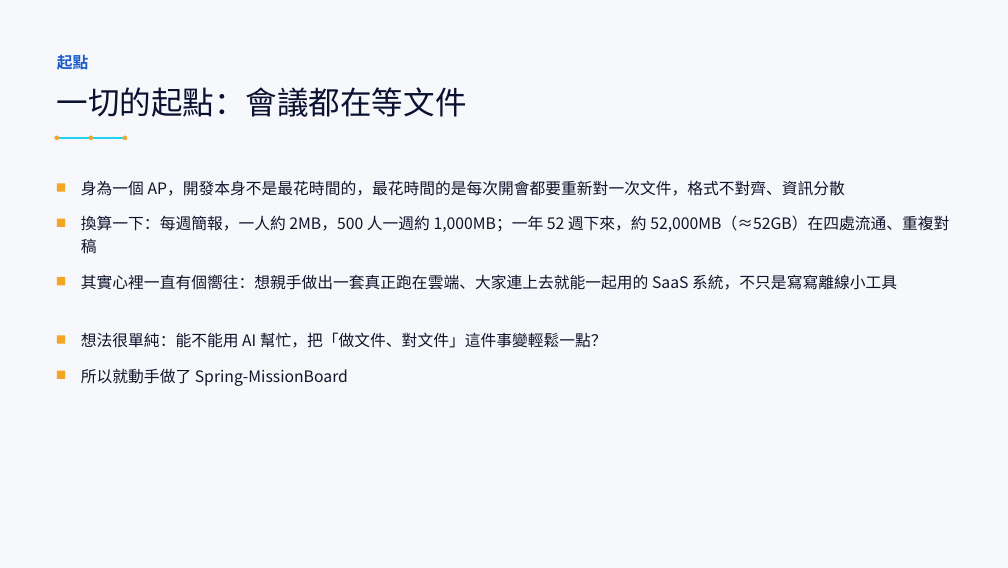
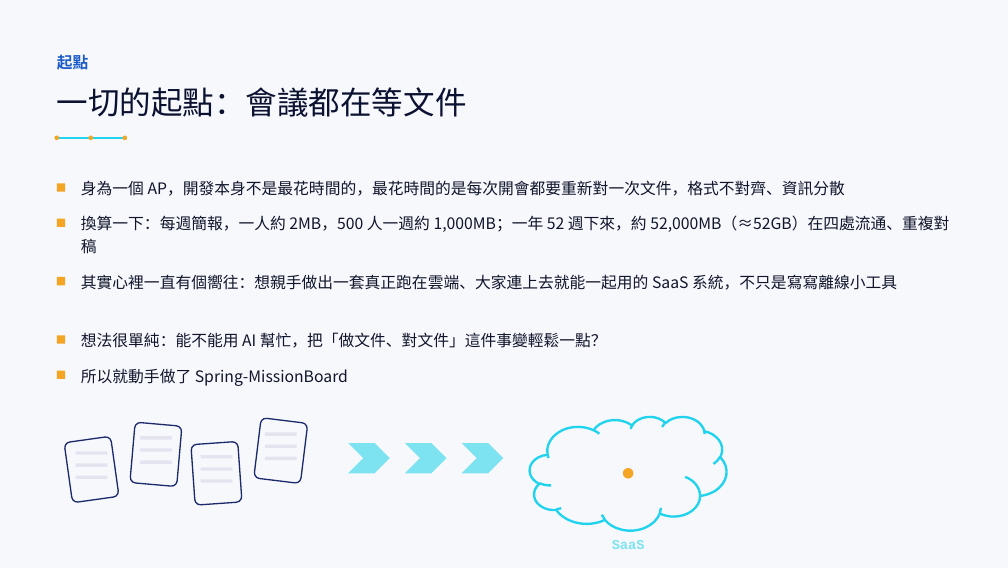
Before and after one commit to LinGaOscar/Spring-MissionBoard, a slide deck: slide 3 of docs/專案介紹.pptx. Drawn at 1008x568 pixels with LibreOffice and Linux fonts; fonts in the diff are those of the drawing. Boxes give left, top, right and bottom in pixels: in the first picture for what was removed or moved away, otherwise in the second. Text is boxed around its words. In the diff, an @@ line names an element or a change of style, - is before the commit and + after.

```diff
--- a/docs/專案介紹.pptx
+++ b/docs/專案介紹.pptx
@@ rounded rectangle added at <box>254,417,308,483</box>, fill #F7F8FC, outline #1B2A6B 1.25 pt @@
@@ freeform shape added at <box>530,416,726,530</box>, outline #22D3EE 2.25 pt @@
@@ rounded rectangle added at <box>64,436,119,502</box>, fill #F7F8FC, outline #1B2A6B 1.25 pt @@
@@ rounded rectangle added at <box>130,422,182,486</box>, fill #F7F8FC, outline #1B2A6B 1.25 pt @@
@@ rectangle added at <box>140,436,172,440</box>, fill #E2E5F0 @@
@@ rectangle added at <box>140,448,172,452</box>, fill #E2E5F0 @@
@@ rounded rectangle added at <box>191,441,242,505</box>, fill #F7F8FC, outline #1B2A6B 1.25 pt @@
@@ rectangle added at <box>265,432,297,436</box>, fill #E2E5F0 @@
@@ rectangle added at <box>265,444,297,448</box>, fill #E2E5F0 @@
@@ chevron added at <box>348,443,390,473</box>, fill #7DE3F0 @@
@@ chevron added at <box>405,443,446,473</box>, fill #7DE3F0 @@
@@ chevron added at <box>462,443,503,473</box>, fill #7DE3F0 @@
@@ freeform shape added at <box>540,422,720,519</box>, outline #22D3EE 2.25 pt @@
@@ rectangle added at <box>76,451,107,455</box>, fill #E2E5F0 @@
@@ rectangle added at <box>76,463,107,467</box>, fill #E2E5F0 @@
@@ rectangle added at <box>76,475,107,479</box>, fill #E2E5F0 @@
@@ rectangle added at <box>140,460,172,464</box>, fill #E2E5F0 @@
@@ rectangle added at <box>201,455,232,459</box>, fill #E2E5F0 @@
@@ rectangle added at <box>201,467,232,471</box>, fill #E2E5F0 @@
@@ rectangle added at <box>201,479,232,483</box>, fill #E2E5F0 @@
@@ rectangle added at <box>265,456,297,460</box>, fill #E2E5F0 @@
@@ ellipse added at <box>623,468,633,478</box>, fill #F5A524 @@
@@ text added at <box>612,540,645,549</box>, 13 pt, text #7DE3F0, bold @@
+SaaS
```
Also in this commit, not shown: 2 other slides changed.
